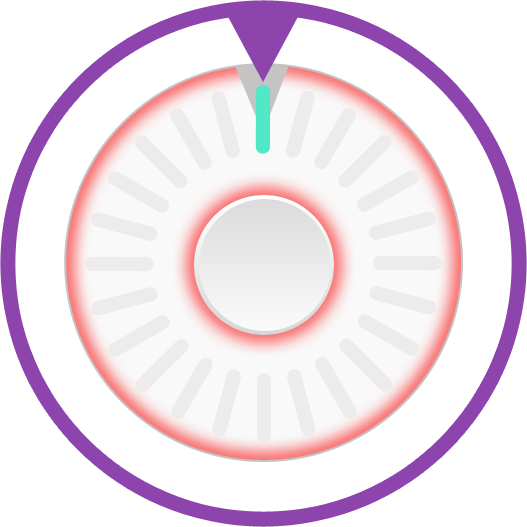
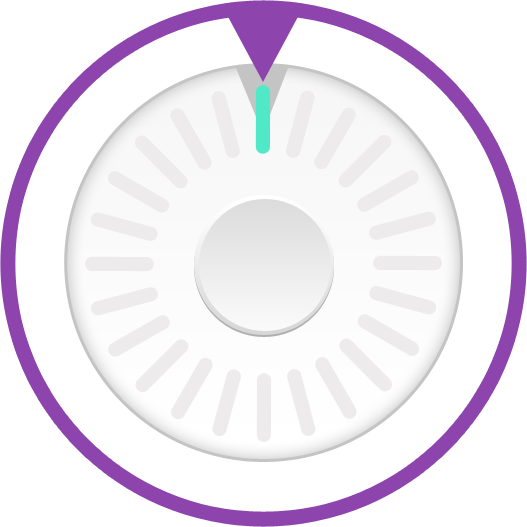
Before/after of a w=527, h=527 layered artwork. What changed in the layer stack:
renamed "Ebene 6" to "red old", hid it over box(66, 65, 462, 460)
